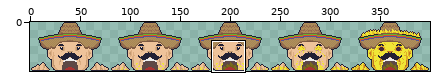
Sprite sheet -- Assets/Sprites/Eaters/nacho_eater-Sheet.png. Above, an overview of the earlier version with the close-up marked.
Close-up. Old version:
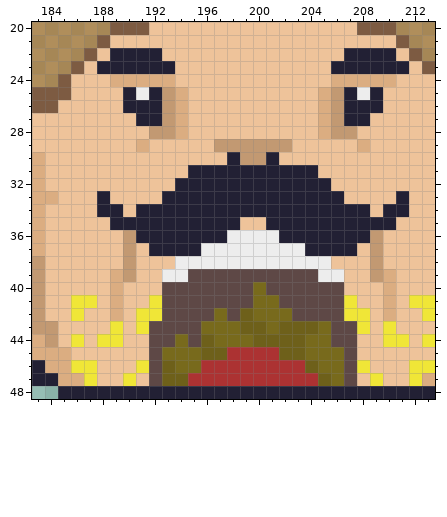
The file is 400x49 pixels. Shown: x 183..213, y 20..48.
Once edited:
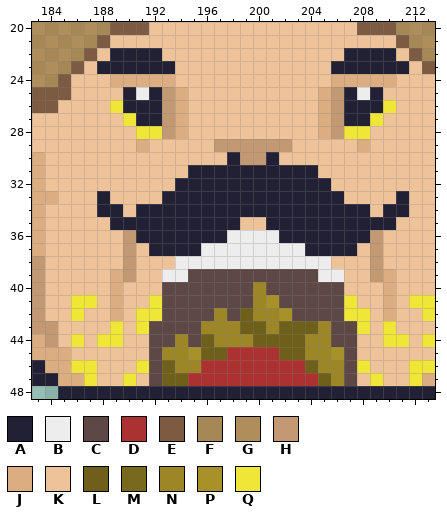
Palette (. is transparent): A #222034  B #ededed  C #5e4846  D #ac3232  E #7d5b42  F #a68756  G #b08e5b  H #c29972  J #dbad81  K #eec39a  L #6e601a  M #786a1c  N #9c8625  P #a89128  Q #f0e637
Diff:
@@ x 183..213 @@
 25 EEEKKKKABAHJKKKKKKKKKKJHABAKKKK
-26 EEKKKKKAAAHJKKKKKKKKKKJHAAAKKKK
-27 KKKKKKKKAAHJKKKKKKKKKKJHAAKKKKK
-28 KKKKKKKKKHHJKKKKKKKKKKJHHKKKKKK
+26 EEKKKKQAAAHJKKKKKKKKKKJHAAAQKKK
+27 KKKKKKKQAAHJKKKKKKKKKKJHAAQKKKK
+28 KKKKKKKKQQHJKKKKKKKKKKJHQQKKKKK
 29 KKKKKKKKJKKKKKHHHHHHKKKKKJKKKKK
@@ x 191..208 @@
 39 KKBBCCCCCCCCCCBBKK
-40 KKCCCCCCCMCCCCCCKK
-41 KQCCCCCCCMMCCCCCQK
-42 QQCCCCMCLMMMCCCCQQ
-43 QCCCCMMMLLMLLLMCCQ
-44 KCCMCLMMMLLLLMMCCK
-45 KCMMMLLDDDDLLMMMCK
-46 QCLMMDDDDDDDDLMMCQ
-47 KCLLDDDDDDDDDDLMCK
+40 KKCCCCCCCNCCCCCCKK
+41 KQCCCCCCCNPCCCCCQK
+42 QQCCCCNCLNNPCCCCQQ
+43 QCCCCNNNLLNLLLNCCQ
+44 KCCNCLNNNLLLLNNCCK
+45 KCNNPLLDDDDLLNNPCK
+46 QCLNNDDDDDDDDLNNCQ
+47 KCLLDDDDDDDDDDLNCK
 48 AAAAAAAAAAAAAAAAAA
